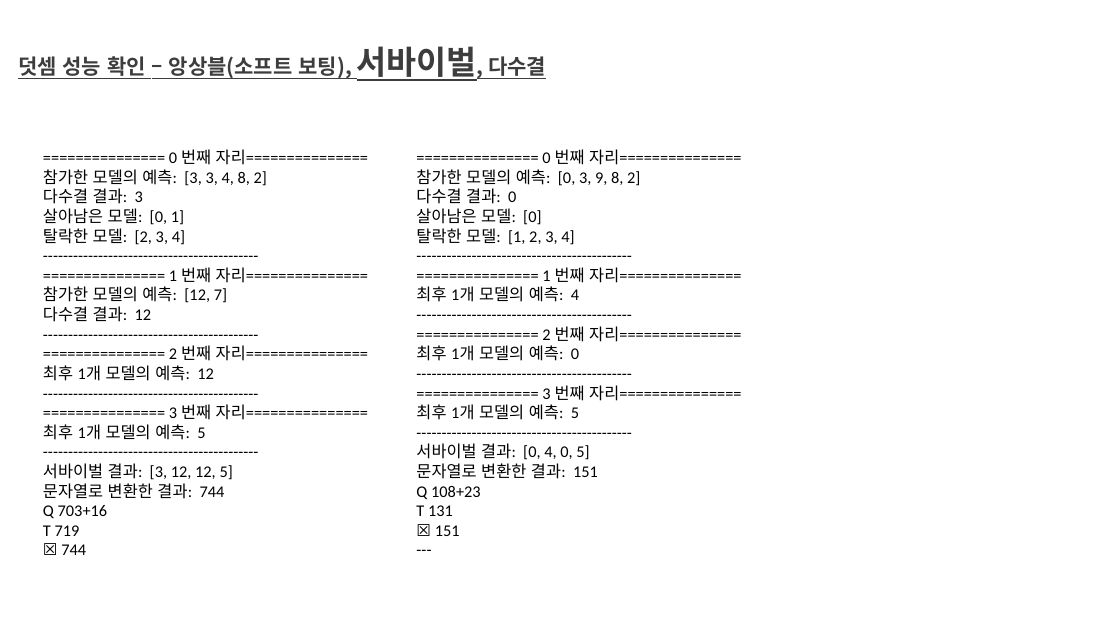
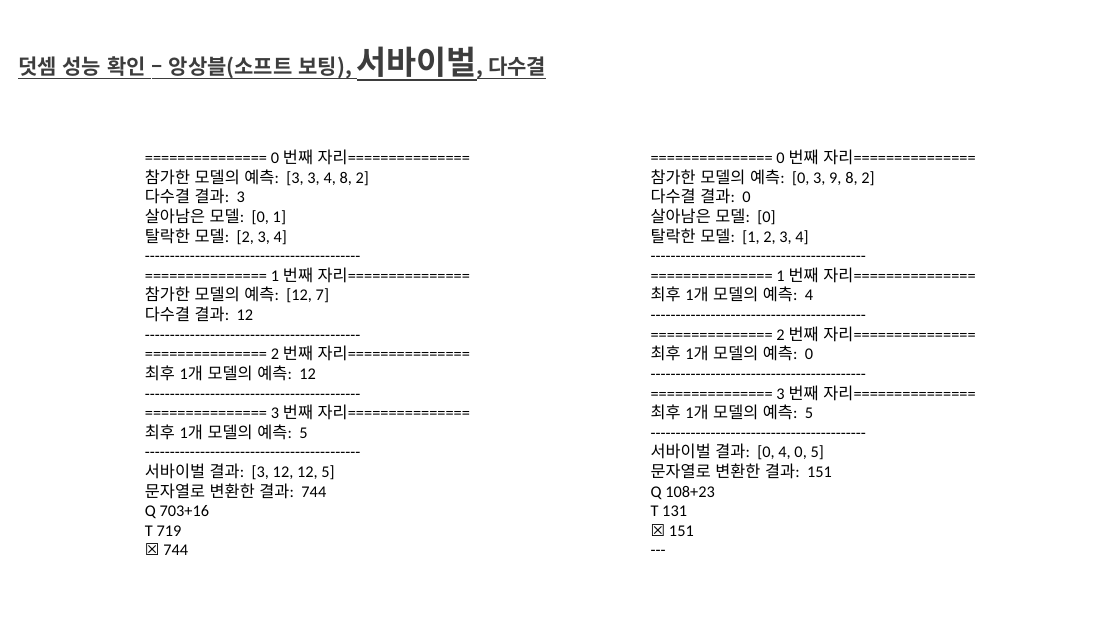
Before and after one commit to aaajeong/Time-Step-Ensemble-in-Arithmetic, a slide deck: slide 18 of 개인미팅준비.pptx (slide 14 before the commit). Drawn at 1120x630 pixels with LibreOffice and Linux fonts; fonts in the diff are those of the drawing. Boxes give left, top, right and bottom in pixels: in the first picture for what was removed or moved away, otherwise in the second. Text is boxed around its words. In the diff, an @@ line names an element or a change of style, - is before the commit and + after.

Commit message:
앙상블/서바이벌/다수결 버전 모델 성능 평가 정리

```diff
--- a/개인미팅준비.pptx
+++ b/개인미팅준비.pptx
@@ text "=============== 0 번째 자리===============": place and size @@
-text "=============== 0 번째 자리===============" at (43,149,368,555)
+text "=============== 0 번째 자리===============" at (145,149,470,555)
@@ text "=============== 0 번째 자리===============": place and size @@
-text "=============== 0 번째 자리===============" at (416,149,741,536)
+text "=============== 0 번째 자리===============" at (651,149,975,536)
```
Also in this commit, not shown: 2 other slides changed, 2 slides added, 13 other files.
